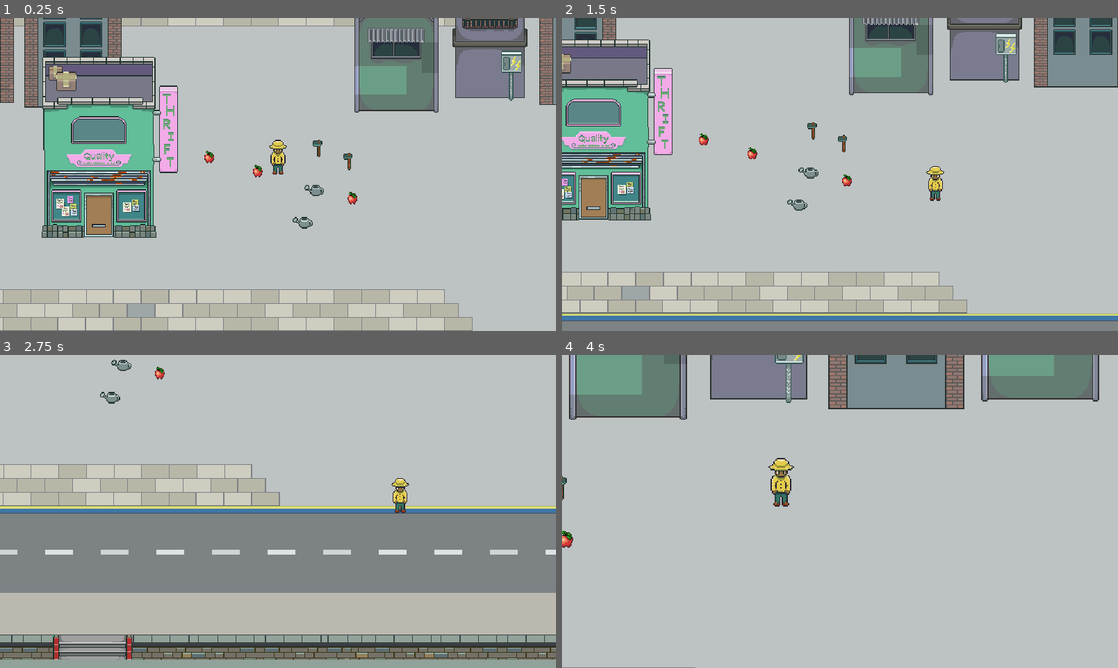
Above: before the commit, frames 1-4 (two rows, left to right).
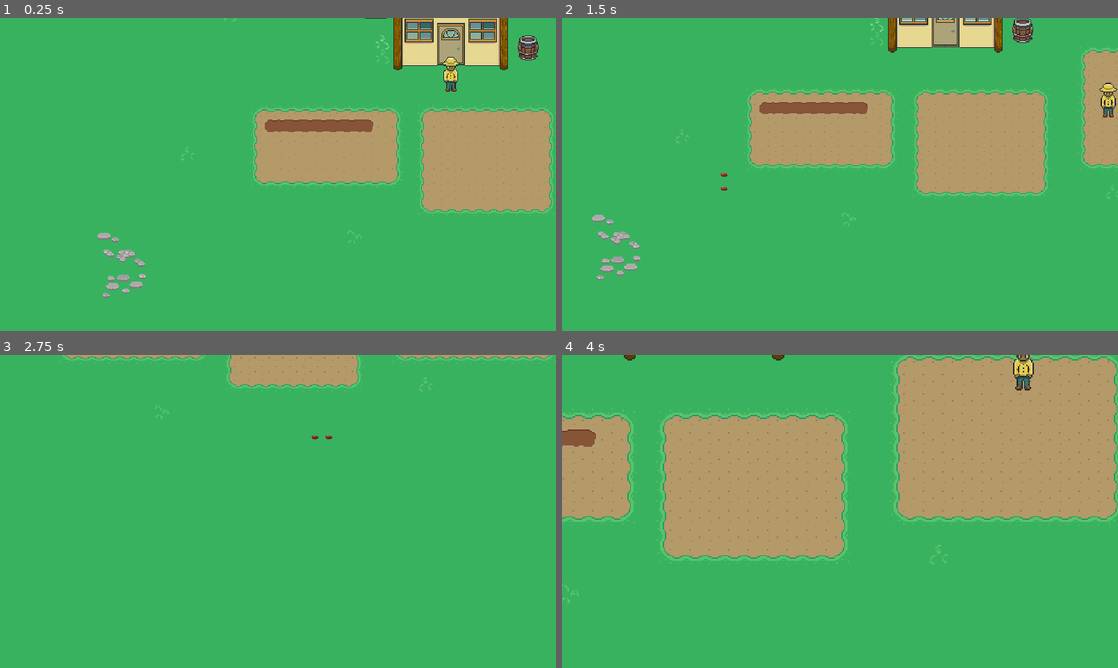
Above: after the commit, the same moments.

Repository: CreativeBuissnessCompany/cozy-x-build
Game: Godot game, scene res://Universe/universe.tscn
Two runs of this game, one before a commit and one after it. Both use one fixed random seed, a clock stepped at 60 frames per second and the inputs below.
Inputs (mouse positions are in pixels of both pictures, inside the frame that each line leads up to):
- Up to frame 1 (0.25 s): no input
- Up to frame 2 (1.5 s): tap Enter at 0.5 s; move the mouse to (962, 158) at 0.52 s; hold Right (ui_right) 0.53-1.28 s; click (962, 158) at 0.6 s; move the mouse to (728, 190) at 1.27 s; hold Down (ui_down) from 1.28 s (still down); tap E (toggle_dirt) at 1.35 s
- Up to frame 3 (2.75 s): move the mouse to (333, 442) at 2.02 s; release Down (ui_down) at 2.03 s; hold Right (ui_right) from 2.03 s (still down); tap R (toggle_water) at 2.1 s
- Up to frame 4 (4 s): move the mouse to (812, 574) at 2.77 s; release Right (ui_right) at 2.78 s; hold Up (ui_up) 2.78-3.53 s; tap X (zoom_in) at 2.85 s; click (812, 574) at 2.92 s; move the mouse to (1006, 558) at 3.52 s; hold Left (ui_left) from 3.53 s (still down); tap Z (zoom_out) at 3.6 s

The runs differ from the first frame. In frame 1, 100% of the frame differs, in the area x 0-100%, y 0-100%; in frame 2, 100%; in frame 3, 100%; in frame 4, 100%.

Commit message:
Marker2D's are working as expected now
Able to place SceneTriggers and change scene when walking through doors that have been setup

Diff:
--- /dev/null
+++ b/Components/BaseScene/base_scene.gd
@@ -0,0 +1,25 @@
+class_name BaseScene extends Node2D
+
+
+@onready var player: Player = $Player
+@onready var entrance_markers: Node2D = $EntranceMarkers
+
+func _ready() -> void:
+	if scene_manager.player:
+		print("scene_manager.player exists...")
+		if player:
+			player.queue_free()
+
+		player = scene_manager.player
+		add_child(player)
+	print("About To Position Player")
+	position_player()
+
+
+
+
+func position_player() -> void:
+	for entrance in entrance_markers.get_children():
+		if entrance is Marker2D and entrance.name == "any":
+			player.global_position = entrance.global_position
+			print("Marker Worked")
--- a/Components/Pickup/pickup_comp.tscn
+++ b/Components/Pickup/pickup_comp.tscn
@@ -10,6 +10,7 @@
 item = ExtResource("2_jxxco")
 
 [node name="Area2D" type="Area2D" parent="."]
+collision_mask = 2
 
 [node name="CollisionShape2D" type="CollisionShape2D" parent="Area2D"]
 shape = SubResource("CircleShape2D_cq01i")
--- a/Components/SceneTrigger/scene_trigger.gd
+++ b/Components/SceneTrigger/scene_trigger.gd
@@ -1,6 +1,6 @@
 class_name SceneTrigger extends Area2D
 
-@export var connected_scene: PackedScene
+@export var connected_scene: String
 
 
 
@@ -10,5 +10,6 @@
 	print("Entered")
 
 	if body is Player:
-		scene_manager.change_scene(get_owner(), connected_scene)
+		var loaded_scene = load(connected_scene)
+		scene_manager.change_scene(get_owner(), loaded_scene)
 	pass # Replace with function body.
--- a/Components/SceneTrigger/scene_trigger.tscn
+++ b/Components/SceneTrigger/scene_trigger.tscn
@@ -3,6 +3,7 @@
 [ext_resource type="Script" path="res://Components/SceneTrigger/scene_trigger.gd" id="1_vxgdd"]
 
 [node name="SceneTrigger" type="Area2D"]
+collision_mask = 2
 script = ExtResource("1_vxgdd")
 
 [connection signal="body_entered" from="." to="." method="_on_body_entered"]
--- a/Components/highlight_tile/highlight_tile.gd
+++ b/Components/highlight_tile/highlight_tile.gd
@@ -16,7 +16,7 @@
 
 func _ready() -> void:
 	var parent = get_parent()
-	tilemap_target = parent.get_child(-4)
+	tilemap_target = parent.find_child("04CropTileMapLayer3")
 	#print(tilemap_target)
 	pass
 
--- /dev/null
+++ b/Locations/Farm/Inside_Farmhouse/inside_farm_house.gd
@@ -0,0 +1,8 @@
+# inside_farm.gd ...
+extends BaseScene
+
+
+## Called when the node enters the scene tree for the first time.
+#func _ready() -> void:
+	##print("InsideFarm Script Ready....")
+	#pass
--- a/Locations/Farm/Inside_Farmhouse/inside_farm_house.tscn
+++ b/Locations/Farm/Inside_Farmhouse/inside_farm_house.tscn
@@ -1,6 +1,7 @@
-[gd_scene load_steps=13 format=4 uid="uid://b4eonh37fv6eo"]
+[gd_scene load_steps=14 format=4 uid="uid://b4eonh37fv6eo"]
 
 [ext_resource type="Texture2D" uid="uid://bhsr5t3imheng" path="res://Locations/Farm/Art/farm-interior-test.png" id="1_l1bxf"]
+[ext_resource type="Script" path="res://Locations/Farm/Inside_Farmhouse/inside_farm_house.gd" id="1_tuqnl"]
 [ext_resource type="PackedScene" uid="uid://c6nqqggvbaemk" path="res://Entities/Items/Interactive_Furniture/Beds/Bed.tscn" id="2_ujri3"]
 [ext_resource type="PackedScene" uid="uid://bq1hrrbom2hl4" path="res://Entities/Items/Interactive_Furniture/NightStands/nightstand.tscn" id="3_7h6m2"]
 [ext_resource type="PackedScene" uid="uid://8qagl21khwcy" path="res://Entities/Player/player.tscn" id="3_vl427"]
@@ -497,6 +498,7 @@
 size = Vector2(48.6513, 23.6785)
 
 [node name="InsideFarmHouse" type="Node2D"]
+script = ExtResource("1_tuqnl")
 
 [node name="FloorAndWalls" type="TileMapLayer" parent="."]
 tile_map_data = PackedByteArray("AAD2//f/AAABAAEAAAD2//j/AAABAAIAAAD2//n/AAABAAMAAAD2//r/AAABAAQAAAD2//v/AAABAAUAAAD2// …(4848 unchanged characters)…
@@ -521,13 +523,20 @@
 [node name="Clock" parent="FloorAndWalls/ObjectsInside" instance=ExtResource("7_x77sm")]
 position = Vector2(41.3789, -102.582)
 
-[node name="Player" parent="." instance=ExtResource("3_vl427")]
-
 [node name="Camera2D" type="Camera2D" parent="."]
 
 [node name="SceneTrigger" parent="." instance=ExtResource("9_5txvw")]
 position = Vector2(-81.5759, 116.339)
+connected_scene = "res://Locations/Farm/farm.tscn"
 
 [node name="CollisionShape2D" type="CollisionShape2D" parent="SceneTrigger"]
 position = Vector2(1, 3.5)
 shape = SubResource("RectangleShape2D_gv78x")
+
+[node name="Player" parent="." instance=ExtResource("3_vl427")]
+position = Vector2(72.523, 54.0916)
+
+[node name="EntranceMarkers" type="Node2D" parent="."]
+position = Vector2(-77, 65)
+
+[node name="any" type="Marker2D" parent="EntranceMarkers"]
--- a/Locations/Farm/farm.gd
+++ b/Locations/Farm/farm.gd
@@ -1,5 +1,5 @@
 # farm.gd
-extends Node2D
+extends BaseScene
 
 
 # @onready..
@@ -10,8 +10,7 @@
 @onready var tml_3:= $"03TilledAndWateredTileMapLayer2"
 
 # Player....
-@onready var player: Player = %Player
-
+# X x X x X x watch out
 
 
 
--- a/Locations/Farm/farm.tscn
+++ b/Locations/Farm/farm.tscn
@@ -1,11 +1,9 @@
-[gd_scene load_steps=9 format=4 uid="uid://c1t2o5xyrom3b"]
+[gd_scene load_steps=7 format=4 uid="uid://c1t2o5xyrom3b"]
 
 [ext_resource type="Script" path="res://Locations/Farm/farm.gd" id="1_slb32"]
 [ext_resource type="TileSet" uid="uid://mhfdim12khwl" path="res://Locations/Farm/Art/farm_tileset.tres" id="2_f15kg"]
 [ext_resource type="PackedScene" uid="uid://c6s3lxp4v0570" path="res://Components/SceneTrigger/scene_trigger.tscn" id="3_d5uw2"]
 [ext_resource type="PackedScene" uid="uid://8qagl21khwcy" path="res://Entities/Player/player.tscn" id="3_uv82t"]
-[ext_resource type="PackedScene" uid="uid://b4eonh37fv6eo" path="res://Locations/Farm/Inside_Farmhouse/inside_farm_house.tscn" id="4_1botb"]
-[ext_resource type="PackedScene" uid="uid://fcc1qd2fx2tc" path="res://Components/Controls/Controls.tscn" id="4_co3pd"]
 [ext_resource type="PackedScene" uid="uid://cwahs8ks6udmp" path="res://Components/highlight_tile/highlight_tile.tscn" id="5_3l1uu"]
 
 [sub_resource type="CapsuleShape2D" id="CapsuleShape2D_g6d87"]
@@ -40,21 +38,21 @@
 tile_map_data = PackedByteArray("AAAIAO3/AAAWAAIAAAAIAO7/AAAWAAMAAAAIAO//AAAWAAQAAAAIAPD/AAAWAAUAAAAIAPH/AAAWAAYAAAAIAP …(2672 unchanged characters)…
 tile_set = ExtResource("2_f15kg")
 
-[node name="SceneTrigger" parent="05BuildingsTileMapLayer3" instance=ExtResource("3_d5uw2")]
+[node name="SceneTrigger" parent="." instance=ExtResource("3_d5uw2")]
 position = Vector2(198.646, -122.436)
-collision_mask = 2
-connected_scene = ExtResource("4_1botb")
+connected_scene = "res://Locations/Farm/Inside_Farmhouse/inside_farm_house.tscn"
 
-[node name="CollisionShape2D" type="CollisionShape2D" parent="05BuildingsTileMapLayer3/SceneTrigger"]
+[node name="CollisionShape2D" type="CollisionShape2D" parent="SceneTrigger"]
 z_index = 1
 position = Vector2(0, -19)
 rotation = 1.55295
 shape = SubResource("CapsuleShape2D_g6d87")
 
+[node name="HighlightTile" parent="." instance=ExtResource("5_3l1uu")]
+
 [node name="Player" parent="." instance=ExtResource("3_uv82t")]
-unique_name_in_owner = true
-position = Vector2(73, -62)
 
-[node name="CanvasLayer" parent="Player" instance=ExtResource("4_co3pd")]
+[node name="EntranceMarkers" type="Node2D" parent="."]
+position = Vector2(199.122, -95.4701)
 
-[node name="HighlightTile" parent="." instance=ExtResource("5_3l1uu")]
+[node name="any" type="Marker2D" parent="EntranceMarkers"]
--- a/UI/UI Root/ui_root.gd
+++ b/UI/UI Root/ui_root.gd
@@ -3,7 +3,7 @@
 
 
 # Variables
-@onready var player: Player = %Player
+@onready var player: Player = $"../Player"
 @onready var inventory_dialog: InventoryDialog = %InventoryDialog
 
 
--- a/Universe/universe.tscn
+++ b/Universe/universe.tscn
@@ -1,20 +1,11 @@
-[gd_scene load_steps=8 format=3 uid="uid://db4eylrann81f"]
+[gd_scene load_steps=5 format=3 uid="uid://db4eylrann81f"]
 
-[ext_resource type="PackedScene" uid="uid://6amsqu21k8vs" path="res://Locations/Sunset /sunset_map.tscn" id="1_7ri7l"]
 [ext_resource type="PackedScene" uid="uid://8qagl21khwcy" path="res://Entities/Player/player.tscn" id="2_3rlae"]
 [ext_resource type="PackedScene" uid="uid://gmoti5cjspg6" path="res://Components/Inventory/inventory_dialog.tscn" id="2_dx7gh"]
 [ext_resource type="Script" path="res://UI/UI Root/ui_root.gd" id="3_p78e7"]
-[ext_resource type="PackedScene" uid="uid://dkh1qf7asekwi" path="res://Entities/Items/Tools/Hoe/hoe_pickup.tscn" id="6_k6nmn"]
-[ext_resource type="PackedScene" uid="uid://coshdjio0oqhl" path="res://Entities/Items/Tools/Watering_Can/watering_can_pickup.tscn" id="7_gm8dl"]
-[ext_resource type="PackedScene" uid="uid://dps80idljpcuw" path="res://Entities/Items/Consumables/Fruits/Apple/apple_pickup.tscn" id="8_gd88y"]
+[ext_resource type="PackedScene" uid="uid://c1t2o5xyrom3b" path="res://Locations/Farm/farm.tscn" id="4_m5503"]
 
-[node name="Universe" type="Node2D"]
-
-[node name="Sunset Map" parent="." instance=ExtResource("1_7ri7l")]
-
-[node name="Player" parent="Sunset Map" instance=ExtResource("2_3rlae")]
-unique_name_in_owner = true
-position = Vector2(-16, 118)
+[node name="Universe" type="Node"]
 
 [node name="UIRoot" type="CanvasLayer" parent="."]
 script = ExtResource("3_p78e7")
@@ -32,25 +23,6 @@
 offset_right = 36.0
 offset_bottom = 17.5
 
-[node name="SpawnedItems" type="Node" parent="."]
+[node name="Player" parent="." instance=ExtResource("2_3rlae")]
 
-[node name="Apple7" parent="SpawnedItems" instance=ExtResource("8_gd88y")]
-position = Vector2(-95, 98)
-
-[node name="Apple11" parent="SpawnedItems" instance=ExtResource("8_gd88y")]
-position = Vector2(70, 145)
-
-[node name="Apple29" parent="SpawnedItems" instance=ExtResource("8_gd88y")]
-position = Vector2(-39, 114)
-
-[node name="HoePickup" parent="SpawnedItems" instance=ExtResource("6_k6nmn")]
-position = Vector2(30, 88)
-
-[node name="HoePickup2" parent="SpawnedItems" instance=ExtResource("6_k6nmn")]
-position = Vector2(65, 103)
-
-[node name="WateringCanPickup" parent="SpawnedItems" instance=ExtResource("7_gm8dl")]
-position = Vector2(27, 137)
-
-[node name="WateringCanPickup2" parent="SpawnedItems" instance=ExtResource("7_gm8dl")]
-position = Vector2(14, 174)
+[node name="Farm" parent="." instance=ExtResource("4_m5503")]
